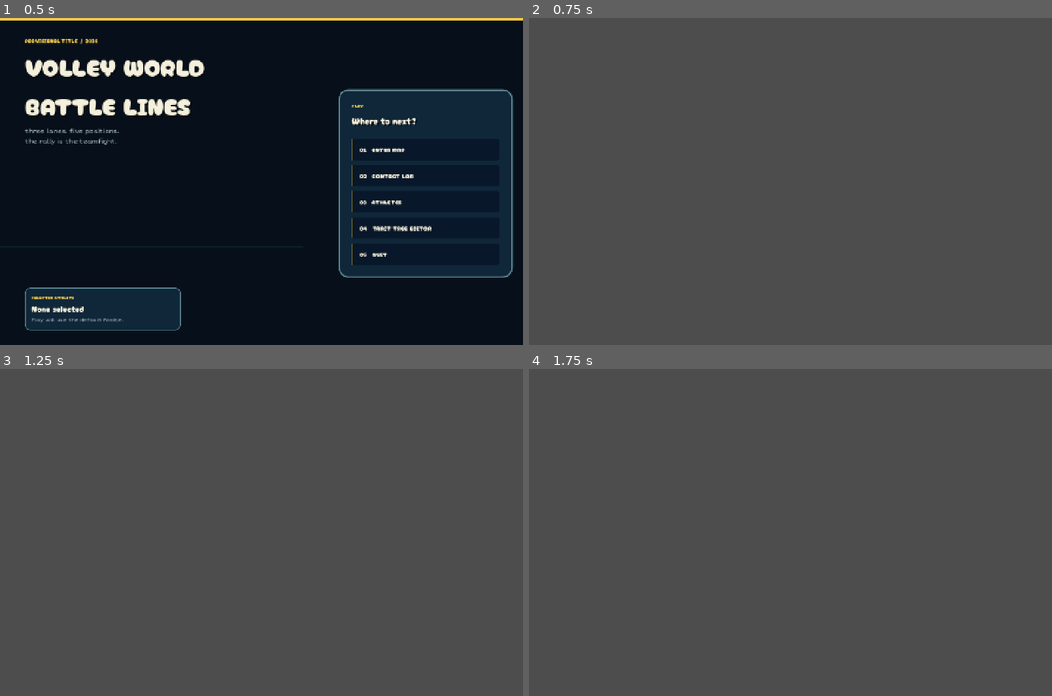
Above: before the commit, frames 1-4 (two rows, left to right).
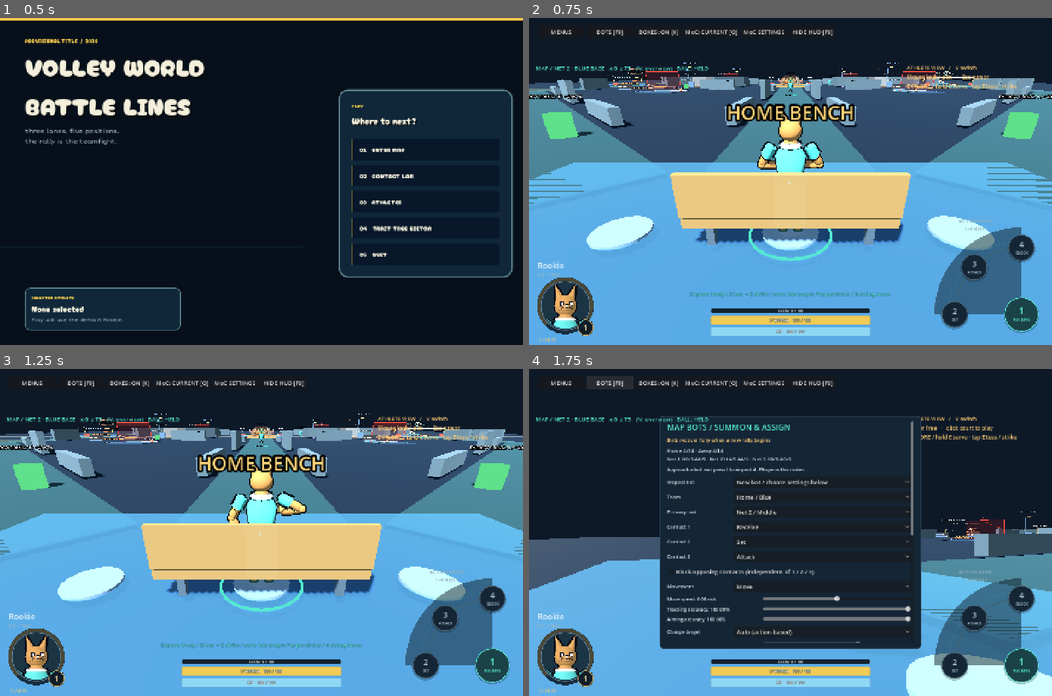
Above: after the commit, the same moments.

Repository: iracarranza/volley-world-battle-lines
Game: Godot game, scene res://title.tscn
The game is run twice, just before and just after one commit, with the same random seed, the same clock (stepped at 60 frames per second) and the same inputs.
Inputs (mouse positions are in pixels of both pictures, inside the frame that each line leads up to):
- Up to frame 1 (0.5 s): no input
- Up to frame 2 (0.75 s): click "01 ENTER MAP" at 0.5 s
- Up to frame 3 (1.25 s): no input
- Up to frame 4 (1.75 s): click (607, 382) at 1.25 s, where only the run after the commit has a clickable "BOTS [F9]"

Frame 1 is identical in both runs. In frame 2, 99% of the frame differs, in the area x 0-100%, y 0-100%; in frame 3, 99%; in frame 4, 99%.
Error before the commit: Parse Error: Could not resolve class "LabSession". (res://scripts/map_lab.gd:1)

Commit message:
Deduplicate pickup hooks after concurrent Setup integration

Diff:
--- a/scripts/ball_inventory.gd
+++ b/scripts/ball_inventory.gd
@@ -5,10 +5,6 @@
 const DESPAWN_SECONDS := 5.0
 var enabled := false
 var held := false
-# Presentation evidence; acquisition itself remains immediate and atomic.
-var pickup_serial := 0
-var pickup_kind := ""
-var pickup_point := Vector3.ZERO
 # Presentation evidence; acquisition itself remains immediate and atomic.
 var pickup_serial := 0
 var pickup_kind := ""
@@ -29,14 +25,8 @@
 	pickup_kind = kind
 	pickup_point = point
 
-func record_pickup(kind: String,point: Vector3) -> void:
-	pickup_serial += 1
-	pickup_kind = kind
-	pickup_point = point
-
 func give() -> void:
 	held = true
-	pickup_kind = ""
 	pickup_kind = ""
 
 # The ball leaves the hand (a Toss starts, a pass is thrown). Returns whether there was one.
@@ -60,15 +50,12 @@
 		held = true
 		origin_cart = lab.ground_balls.last_origin
 		record_pickup("ground",lab.ground_balls.last_pickup_point)
-		record_pickup("ground",lab.ground_balls.last_pickup_point)
 		lab._message("BALL / picked up / E to charge a toss, release to toss, E again to serve")
 		return true
 	if is_instance_valid(lab.ball_carts) and lab.ball_carts.take_nearby(lab.player.global_position):
 		held = true
 		var cart: Dictionary = lab.ball_carts.carts[origin_cart]
 		record_pickup("cart",cart.ball_nodes.get_child(int(cart.balls)).global_position)
-		var cart: Dictionary = lab.ball_carts.carts[origin_cart]
-		record_pickup("cart",cart.ball_nodes.get_child(int(cart.balls)).global_position)
 		lab._message("BALL / taken from a cart / E to charge a toss, release to toss, E again to serve")
 		return true
 	return false
--- a/scripts/ground_ball.gd
+++ b/scripts/ground_ball.gd
@@ -3,7 +3,6 @@
 const RADIUS := 0.105
 const MAX_BALLS := 3
 var balls: Array[Dictionary] = []
-var last_pickup_point := Vector3.ZERO
 var last_pickup_point := Vector3.ZERO
 var last_origin := -1 # the cart the most recently taken ball came from
 
@@ -97,7 +96,6 @@
 	var taken: Dictionary = balls[best]
 	last_origin = int(taken.get("origin", -1))
 	last_pickup_point = taken.mesh.global_position
-	last_pickup_point = taken.mesh.global_position
 	taken.mesh.queue_free()
 	taken.shadow.queue_free()
 	balls.remove_at(best)
